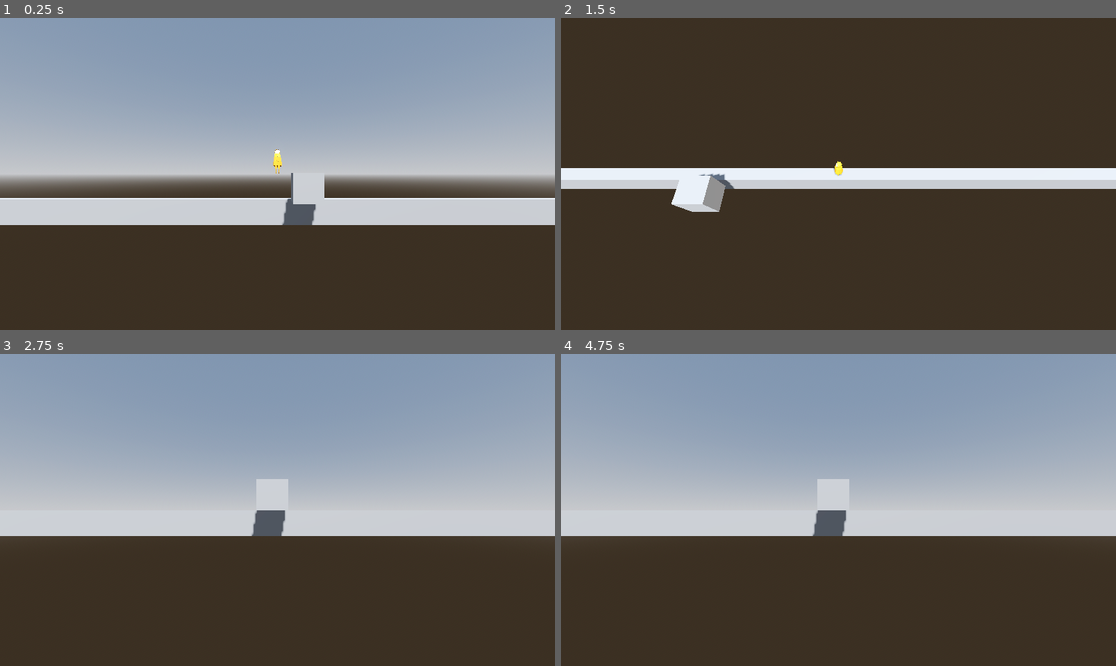
Above: before the commit, frames 1-4 (two rows, left to right).
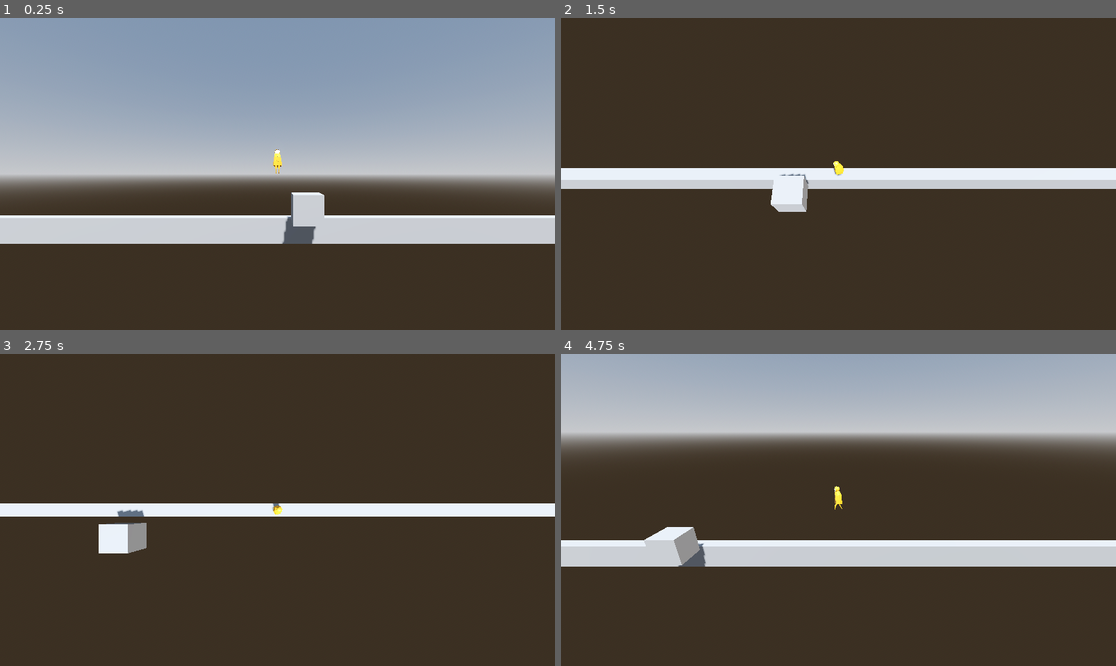
Above: after the commit, the same moments.

Repository: Raftatul/game-jam-behavior-2025
Game: Godot game, scene res://src/levels/main_map.tscn
Two runs of this game, one before a commit and one after it. Both use one fixed random seed, a clock stepped at 60 frames per second and the inputs below.
Inputs:
- Up to frame 1 (0.25 s): no input
- Up to frame 2 (1.5 s): tap Enter (ui_accept) at 0.5, 0.77 s; hold Right (ui_right) 0.53-1.28 s; tap E (switch_camera) at 0.6, 1.35 s; hold Left (ui_left) from 1.28 s (still down)
- Up to frame 3 (2.75 s): tap Enter (ui_accept) at 1.52 s; release Left (ui_left) at 2.03 s; hold Right (ui_right) from 2.03 s (still down); tap E (switch_camera) at 2.1 s
- Up to frame 4 (4.75 s): tap E (switch_camera) at 2.85, 3.6, 4.35 s; tap Enter (ui_accept) at 3.02, 3.77, 4.52 s; release Right (ui_right) at 3.53 s; hold Left (ui_left) from 3.53 s (still down)

The runs differ from the first frame. In frame 1, 13% of the frame differs, in the area x 0-100%, y 47-73%; in frame 2, 1.6%; in frame 3, 59%; in frame 4, 63%, in the area x 0-100%, y 0-69%.

Commit message:
Refactor character states

Diff:
--- a/game-jam-behavior-2025/assets/character/character_v_1.tscn
+++ b/game-jam-behavior-2025/assets/character/character_v_1.tscn
@@ -1,9 +1,20 @@
-[gd_scene load_steps=8 format=3 uid="uid://drknuc7u7hx5e"]
+[gd_scene load_steps=15 format=3 uid="uid://drknuc7u7hx5e"]
 
 [ext_resource type="PackedScene" uid="uid://b5oxqocb4k0na" path="res://assets/character/character_v1.glb" id="1_b6wgb"]
 
+[sub_resource type="AnimationNodeAnimation" id="AnimationNodeAnimation_dg8b8"]
+animation = &"FallCycle"
+
 [sub_resource type="AnimationNodeAnimation" id="AnimationNodeAnimation_b6wgb"]
 animation = &"Idle"
+
+[sub_resource type="AnimationNodeAnimation" id="AnimationNodeAnimation_bgihf"]
+animation = &"JumpStart"
+use_custom_timeline = true
+timeline_length = 0.3
+stretch_time_scale = true
+start_offset = 0.2
+loop_mode = 0
 
 [sub_resource type="AnimationNodeAnimation" id="AnimationNodeAnimation_echuh"]
 animation = &"RunCycle"
@@ -17,32 +28,56 @@
 [sub_resource type="AnimationNodeStateMachineTransition" id="AnimationNodeStateMachineTransition_xdgjd"]
 xfade_time = 0.25
 
+[sub_resource type="AnimationNodeStateMachineTransition" id="AnimationNodeStateMachineTransition_j7ths"]
+xfade_time = 0.1
+
+[sub_resource type="AnimationNodeStateMachineTransition" id="AnimationNodeStateMachineTransition_k0fsp"]
+xfade_time = 0.25
+advance_mode = 2
+
+[sub_resource type="AnimationNodeStateMachineTransition" id="AnimationNodeStateMachineTransition_knxlc"]
+xfade_time = 0.25
+
+[sub_resource type="AnimationNodeStateMachineTransition" id="AnimationNodeStateMachineTransition_xi1qw"]
+xfade_time = 0.25
+
+[sub_resource type="AnimationNodeStateMachineTransition" id="AnimationNodeStateMachineTransition_b6wgb"]
+xfade_time = 0.25
+
 [sub_resource type="AnimationNodeStateMachine" id="AnimationNodeStateMachine_b6wgb"]
+states/FallCycle/node = SubResource("AnimationNodeAnimation_dg8b8")
+states/FallCycle/position = Vector2(570, 222)
 states/Idle/node = SubResource("AnimationNodeAnimation_b6wgb")
 states/Idle/position = Vector2(369, 100)
+states/JumpStart/node = SubResource("AnimationNodeAnimation_bgihf")
+states/JumpStart/position = Vector2(369, 222)
 states/RunCycle/node = SubResource("AnimationNodeAnimation_echuh")
 states/RunCycle/position = Vector2(526, 100)
 states/Start/position = Vector2(195, 100)
-transitions = ["Start", "Idle", SubResource("AnimationNodeSt …(144 unchanged characters)… mationNodeStateMachineTransition_xdgjd")]
+transitions = ["Start", "Idle", SubResource("AnimationNodeSt …(144 unchanged characters)… mationNodeStateMachineTransition_xdgjd"), "Idle", "JumpStart", SubResource("AnimationNodeStateMachineTransition_j7ths"), "JumpStart", "FallCycle", SubResource("AnimationNodeStateMachineTransition_k0fsp"), "FallCycle", "Idle", SubResource("AnimationNodeStateMachineTransition_knxlc"), "FallCycle", "RunCycle", SubResource("AnimationNodeStateMachineTransition_xi1qw"), "Idle", "FallCycle", SubResource("AnimationNodeStateMachineTransition_b6wgb")]
+graph_offset = Vector2(-74, 18)
 
 [node name="character_v1" instance=ExtResource("1_b6wgb")]
 
 [node name="Skeleton3D" parent="metarig" index="0"]
-bones/4/position = Vector3(4.09286e-10, 0.769718, -0.0552)
-bones/4/rotation = Quaternion(0.0851639, 1.18776e-07, 1.01523e-08, 0.996367)
-bones/5/rotation = Quaternion(-0.0476688, -0.0255893, 0.0132458, 0.998448)
-bones/6/rotation = Quaternion(-0.0525267, -0.000336339, -0.013811, 0.998524)
-bones/7/rotation = Quaternion(0.0018179, -1.18802e-07, 2.17452e-10, 0.999998)
-bones/8/rotation = Quaternion(0.103174, 9.06654e-10, -8.42276e-10, 0.994663)
-bones/10/rotation = Quaternion(0.998482, -0.03461, 0.0156745, -0.0398785)
-bones/11/rotation = Quaternion(0.0258251, -0.00210061, 0.0471716, 0.998551)
-bones/12/rotation = Quaternion(0.0735876, 0.0307169, 0.0294388, 0.996381)
-bones/13/position = Vector3(0.0941192, 0.274699, -0.0327955)
-bones/14/position = Vector3(-0.108923, 0.265252, 0.0281236)
-bones/16/rotation = Quaternion(0.976459, -0.0197367, 0.0136779, 0.214364)
-bones/17/rotation = Quaternion(0.271457, 0.000498976, -0.0421103, 0.961529)
-bones/19/rotation = Quaternion(0.976459, 0.0197366, -0.0136776, 0.214364)
-bones/20/rotation = Quaternion(0.271457, -0.000498972, 0.0421102, 0.961529)
+bones/4/position = Vector3(0, 0.648925, 0.0734467)
+bones/4/rotation = Quaternion(0.164296, 1.17589e-07, 1.95856e-08, 0.986411)
+bones/5/rotation = Quaternion(-0.046798, -1.74623e-09, -9.45147e-09, 0.998904)
+bones/5/scale = Vector3(1, 0.837173, 0.991277)
+bones/6/rotation = Quaternion(-0.0525317, -1.16415e-10, -1.31681e-08, 0.998619)
+bones/6/scale = Vector3(1, 0.928133, 0.998482)
+bones/7/rotation = Quaternion(0.00181791, -1.19209e-07, 2.16711e-10, 0.999998)
+bones/8/rotation = Quaternion(0.103174, 6.97359e-15, -7.35523e-16, 0.994663)
+bones/9/rotation = Quaternion(-0.0513563, 0.00014284, 0.00517193, 0.998667)
+bones/10/rotation = Quaternion(0.99946, -3.72529e-09, 1.18889e-07, -0.0328474)
+bones/11/rotation = Quaternion(-0.0834271, -1.16415e-10, -1.50467e-08, 0.996514)
+bones/12/rotation = Quaternion(-0.100327, -3.72529e-09, -2.6077e-08, 0.994955)
+bones/13/position = Vector3(0.0502373, 0.236905, -0.0127991)
+bones/14/position = Vector3(-0.0502373, 0.236905, -0.0127991)
+bones/16/rotation = Quaternion(0.938117, -0.046447, 0.0231878, 0.342406)
+bones/17/rotation = Quaternion(0.558564, 0.000428374, -0.0866484, 0.824923)
+bones/19/rotation = Quaternion(0.938117, 0.0464467, -0.0231874, 0.342406)
+bones/20/rotation = Quaternion(0.558564, -0.000428377, 0.086648, 0.824923)
 
 [node name="AnimationTree" type="AnimationTree" parent="." index="2"]
 tree_root = SubResource("AnimationNodeStateMachine_b6wgb")
--- a/game-jam-behavior-2025/src/character/character.tscn
+++ b/game-jam-behavior-2025/src/character/character.tscn
@@ -7,7 +7,6 @@
 [ext_resource type="Script" uid="uid://cmnib6pvh2w8i" path="res://src/character/states/player_walk_state.gd" id="4_k8eue"]
 [ext_resource type="Script" uid="uid://dkvn5imuc6ehs" path="res://src/character/states/player_death_state.gd" id="5_tntuy"]
 [ext_resource type="Script" uid="uid://co7fdiqk0u4sk" path="res://src/character/states/player_jump_state.gd" id="6_56uj1"]
-[ext_resource type="Script" uid="uid://c65pm7xm5i42n" path="res://src/character/states/player_walk_air.gd" id="7_fi36g"]
 [ext_resource type="Script" uid="uid://bmknk64fxjomu" path="res://src/character/states/player_fall_state.gd" id="8_a5pac"]
 [ext_resource type="Script" uid="uid://dmtt0c2xadp2d" path="res://src/character/camera/camera_pivot.gd" id="10_8cpw0"]
 [ext_resource type="Script" uid="uid://0sl55afsirix" path="res://src/character/camera/states/camera_2d_state.gd" id="11_1irux"]
@@ -20,8 +19,8 @@
 [node name="Character" type="CharacterBody3D"]
 script = ExtResource("1_yny20")
 move_duration = 0.1
-jump_force = 35.0
-gravity_influence = 0.25
+jump_force = 27.0
+gravity_influence = 10.0
 metadata/_custom_type_script = "uid://cfvy05lnoj7uv"
 
 [node name="CollisionShape3D" type="CollisionShape3D" parent="."]
@@ -31,18 +30,18 @@
 [node name="character_v1" parent="." instance=ExtResource("2_1irux")]
 
 [node name="Skeleton3D" parent="character_v1/metarig" index="0"]
-bones/4/position = Vector3(-3.15012e-10, 0.774473, -0.0552)
-bones/5/rotation = Quaternion(-0.0474073, 0.0073084, -0.0243041, 0.998553)
-bones/6/rotation = Quaternion(-0.0525222, -0.00046206, -0.0189734, 0.998439)
-bones/10/rotation = Quaternion(0.996719, 0.0312702, 0.0211862, -0.071589)
-bones/11/rotation = Quaternion(-0.048552, 0.00250831, -0.0146164, 0.998711)
-bones/12/rotation = Quaternion(0.156214, 0.00183772, -0.0555241, 0.98616)
-bones/13/position = Vector3(0.102925, 0.233464, -0.033959)
-bones/14/position = Vector3(-0.100117, 0.224017, 0.0269602)
-bones/16/rotation = Quaternion(0.978571, -0.0180948, 0.0135574, 0.204662)
-bones/17/rotation = Quaternion(0.25144, 0.000501842, -0.0390051, 0.967087)
-bones/19/rotation = Quaternion(0.978571, 0.0180946, -0.0135571, 0.204663)
-bones/20/rotation = Quaternion(0.25144, -0.000501841, 0.039005, 0.967086)
+bones/4/position = Vector3(2.49539e-10, 0.773666, -0.0552)
+bones/5/rotation = Quaternion(-0.0474059, 0.00745523, -0.0244716, 0.998548)
+bones/6/rotation = Quaternion(-0.0525224, -0.000458475, -0.0188262, 0.998442)
+bones/10/rotation = Quaternion(0.996699, 0.031564, 0.0212106, -0.0717297)
+bones/11/rotation = Quaternion(-0.044773, 0.0157982, 0.00555741, 0.998857)
+bones/12/rotation = Quaternion(0.0838475, 0.0029846, -0.069892, 0.99402)
+bones/13/position = Vector3(0.102965, 0.23328, -0.0339642)
+bones/14/position = Vector3(-0.100078, 0.223833, 0.026955)
+bones/16/rotation = Quaternion(0.978208, -0.0183828, 0.0135787, 0.206364)
+bones/17/rotation = Quaternion(0.254956, 0.000501356, -0.0395506, 0.966143)
+bones/19/rotation = Quaternion(0.978208, 0.0183826, -0.0135784, 0.206365)
+bones/20/rotation = Quaternion(0.254956, -0.000501354, 0.0395505, 0.966143)
 
 [node name="Pivot" type="Marker3D" parent="."]
 transform = Transform3D(1, 0, 0, 0, 1, 0, 0, 0, 1, 0, 1, 0)
@@ -66,10 +65,6 @@
 
 [node name="Jump" type="Node" parent="FiniteStateMachine"]
 script = ExtResource("6_56uj1")
-metadata/_custom_type_script = "uid://c0w66x5j564rh"
-
-[node name="WalkAir" type="Node" parent="FiniteStateMachine"]
-script = ExtResource("7_fi36g")
 metadata/_custom_type_script = "uid://c0w66x5j564rh"
 
 [node name="Fall" type="Node" parent="FiniteStateMachine"]
--- a/game-jam-behavior-2025/src/character/player_character.gd
+++ b/game-jam-behavior-2025/src/character/player_character.gd
@@ -5,6 +5,7 @@
 
 const  idle_animation: StringName = &"Idle"
 const run_animation: StringName = &"RunCycle"
+const fall_animation: StringName = &"FallCycle"
 
 @export var move_duration: float = 0.5
 @export var jump_force: float = 10.0
@@ -42,13 +43,13 @@
 	finite_state_machine.update(delta)
 
 	if apply_gravity:
-		velocity += get_gravity() * gravity_influence
+		velocity += get_gravity() * gravity_influence * delta
 
 	move_and_slide()
 
 
-func orient_character(direction: float, duration: float) -> void:
-	var target_rot: float = deg_to_rad(90.0 * direction)
+func orient_character(direction: Vector3, duration: float) -> void:
+	var target_rot: float = direction.angle_to(Vector3.LEFT) - deg_to_rad(90.0)
 
 	if orient_tween:
 		orient_tween.kill()
@@ -57,32 +58,15 @@
 	orient_tween.tween_property(character_mesh, "rotation:y", target_rot, duration)
 
 
-#func apply_root_motion(target_pos: Vector3, duration: float) -> void:
-	#if root_motion_tween:
-		#root_motion_tween.kill()
-	#
-	#root_motion_tween = create_tween()
-	#root_motion_tween.set_process_mode(Tween.TWEEN_PROCESS_PHYSICS)
-	#
-	#root_motion_tween.tween_property(self, "global_position", target_pos, duration)
-
-
-func apply_horizontal_motion(x_destination: float, duration: float) -> void:
+func apply_root_motion(vel: Vector3, duration: float) -> void:
 	if root_motion_tween:
 		root_motion_tween.kill()
+
 	root_motion_tween = create_tween()
+	root_motion_tween.set_process_mode(Tween.TWEEN_PROCESS_PHYSICS)
 
-	root_motion_tween.tween_property(self, "global_position:x", x_destination, duration)
+	velocity = vel
+	root_motion_tween.tween_interval(duration)
+	root_motion_tween.tween_callback(func(): velocity = Vector3.ZERO)
 
-	orient_character(input_direction, duration)
-
-
-func _check_if_player_behind_wall() -> bool:
-	var space_state = get_world_3d().direct_space_state
-	var query = PhysicsRayQueryParameters3D.create(camera.global_position, pivot.global_position)
-	var result = space_state.intersect_ray(query)
-
-	if result:
-		if result["collider"] != self:
-			return true
-	return false
+	orient_character(vel.normalized(), duration)
--- a/game-jam-behavior-2025/src/character/states/player_fall_state.gd
+++ b/game-jam-behavior-2025/src/character/states/player_fall_state.gd
@@ -7,8 +7,6 @@
 			return &"Idle"
 		else:
 			return &"Walk"
-	elif player.input_direction != 0.0:
-		return &"WalkAir"
 	return ""
 
 
--- a/game-jam-behavior-2025/src/character/states/player_jump_state.gd
+++ b/game-jam-behavior-2025/src/character/states/player_jump_state.gd
@@ -6,5 +6,6 @@
 
 
 func enter(machine: FiniteStateMachine) -> void:
+	player.anime_state_machine.travel(player.fall_animation)
 	player.velocity.y += player.jump_force
 	player.apply_gravity = true
--- a/game-jam-behavior-2025/src/character/states/player_walk_state.gd
+++ b/game-jam-behavior-2025/src/character/states/player_walk_state.gd
@@ -1,27 +1,36 @@
 class_name PlayerWalkState extends PlayerState
+
+
+var jump_buffered: bool = false
 
 
 func check_relevance() -> StringName:
 	if player.input_direction == 0.0 and not player.root_motion_tween.is_running():
 		return &"Idle"
-	elif player.request_jump:
+	elif jump_buffered and not player.root_motion_tween.is_running():
 		return &"Jump"
 	return ""
 
 
 func enter(machine: FiniteStateMachine) -> void:
+	jump_buffered = false
 	player.apply_gravity = true
 
 	if not (player.root_motion_tween and player.root_motion_tween.is_running()):
-		player.anime_state_machine.travel(player.run_animation)
 		_move_character()
 
 
+func update(machine: FiniteStateMachine, delta: float) -> void:
+	if player.request_jump:
+		jump_buffered = true
+
+
 func _move_character() -> void:
-	if player.input_direction == 0.0 or player.finite_state_machine.current_state_name == &"Death":
+	if player.input_direction == 0.0 or jump_buffered or player.finite_state_machine.current_state_name == &"Death":
 		return
 
-	var x_destination: float = player.global_position.x + player.input_direction * player.GRID_SIZE
+	var vel: Vector3 = Vector3.RIGHT * (player.GRID_SIZE / player.move_duration) * player.input_direction
 
-	player.apply_horizontal_motion(x_destination, player.move_duration)
+	player.anime_state_machine.travel(player.run_animation)
+	player.apply_root_motion(vel, player.move_duration)
 	player.root_motion_tween.tween_callback(_move_character)
Not shown: 1 places in game-jam-behavior-2025/src/character/character.tscn that only renumber resources
